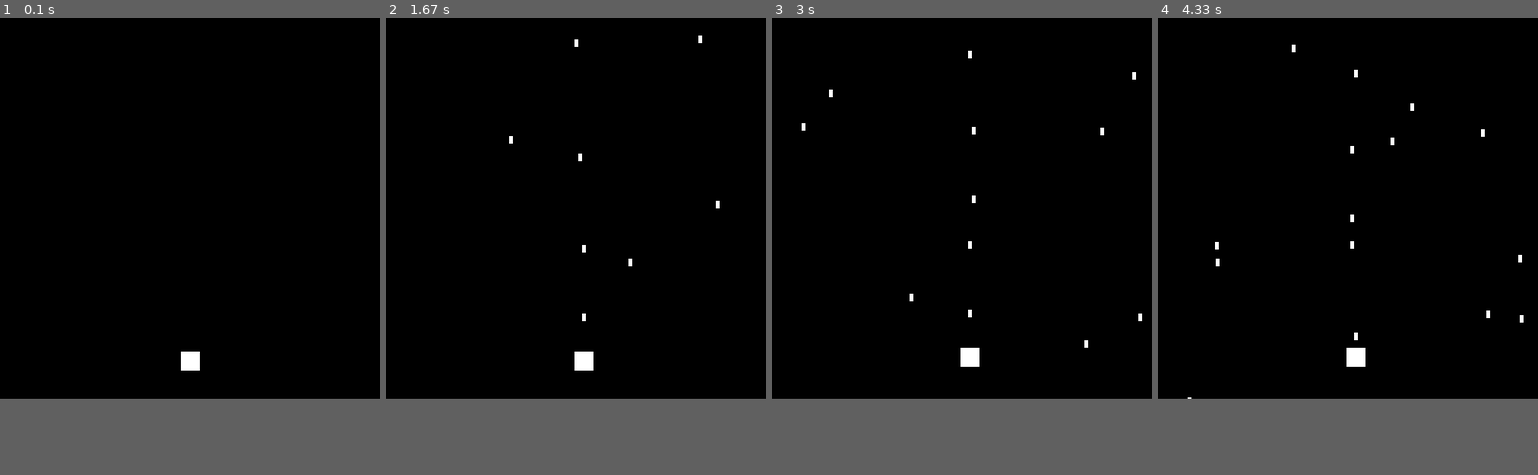
Above: before the commit, frames 1-4 (left to right).
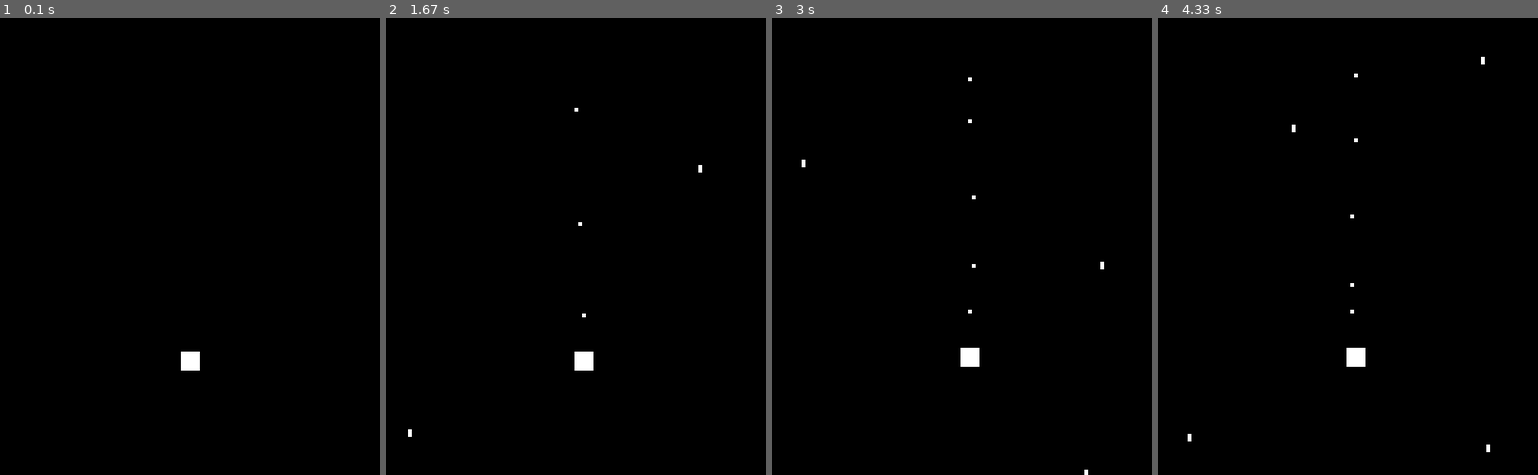
Above: after the commit, the same moments.

Repository: NProg1/pygame
Game: pygame game, started from game.py
The game is run twice, just before and just after one commit, with the same random seed, the same clock (stepped at 60 frames per second) and the same inputs.
Inputs:
- Up to frame 1 (0.1 s): no input
- Up to frame 2 (1.67 s): hold Space 0.33-0.8 s; hold Right 0.33-0.8 s; tap Space at 0.83, 1.23, 1.53 s; hold Right 1.17-1.63 s
- Up to frame 3 (3 s): hold Up 1.67-1.97 s; tap Space at 1.73, 2.07, 2.37, 2.57, 2.87 s; hold Right 2-2.47 s; hold Left from 2.5 s (still down)
- Up to frame 4 (4.33 s): release Left at 3.03 s; hold Down 3.07-3.37 s; tap Space at 3.13, 3.47, 3.77, 3.9, 4.3 s; hold Left 3.4-3.8 s; hold Up 3.83-4.2 s; hold Right from 4.23 s (still down)
The window is 500x500 before the commit and 500x600 after it. Grey fills any space a smaller window leaves; there, only what the larger window draws over its background counts as a difference.

The runs differ from the first frame. In frame 1, only the window size differs. In frame 2, 0.2% of the frame differs, in the area x 5-88%, y 3-92%; in frame 3, 0.3%; in frame 4, 0.3%, in the area x 7-97%, y 5-95%.

Commit message:
add enemy and bullets

Diff:
--- a/game.py
+++ b/game.py
@@ -1,7 +1,5 @@
-# Import pygame
 import pygame
 import random
-
 from pygame.locals import (
     K_UP,
     K_DOWN,
@@ -13,28 +11,56 @@
     K_SPACE,
 )
 
+
+# constants
 SCREEN_WIDTH = 500
 SCREEN_HEIGHT = 600
 
+
+class Enemy(pygame.sprite.Sprite):
+    def __init__(self):
+        super(Enemy, self).__init__()
+        self.surf = pygame.Surface((5, 10))
+        self.surf.fill((255, 255, 255))
+        self.rect = self.surf.get_rect(
+            center=(
+                random.randint(0, SCREEN_WIDTH),
+                random.randint(SCREEN_HEIGHT - 700, SCREEN_HEIGHT - 450),
+            )
+        )
+        self.speed = random.randint(5, 10)
+
+    # Move the sprite based on speed
+    # Remove it when it passes the left edge of the screen
+    def update(self):
+        self.rect.move_ip(0, self.speed)
+        if self.rect.top < 0:
+            self.kill()
+
+
 class Bullet(pygame.sprite.Sprite):
+    """A class that manages bullets fired by spaceships"""
+
     def __init__(self, x, y):
+        """Create a bullet object where the ship is located"""
         pygame.sprite.Sprite.__init__(self)
-        self.surf = pygame.Surface((5, 10))
+        # Create a rectangle at (0,0) to represent the bullet and set the correct position
+        self.surf = pygame.Surface((5, 5))
         self.surf.fill((255, 255, 255))
         self.rect = self.surf.get_rect()
         self.rect.centerx = x
         self.rect.bottom = y
-        self.color = (60,60,60)
-        self.speed = -10
+        # The location of the bullet is represented by a decimal
+        self.color = (60, 60, 60)
+        self.speedy = -10
 
     def update(self):
         """Move the bullet up"""
-        self.rect.y += self.speed
-        # kill the bullet once off screen
+        # Update the decimal value that represents the bullet position
+        self.rect.y += self.speedy
+        # kill if it moves off the top of the screen
         if self.rect.bottom < 0:
             self.kill()
-
-
 
 
 class Player(pygame.sprite.Sprite):
@@ -42,8 +68,8 @@
         super(Player, self).__init__()
         self.surf = pygame.Surface((25, 25))
         self.surf.fill((255, 255, 255))
-        self.rect = self.surf.get_rect(center=(SCREEN_WIDTH/2,SCREEN_HEIGHT-150))
-
+        # set rect postition
+        self.rect = self.surf.get_rect(center=(SCREEN_WIDTH/2, SCREEN_HEIGHT-150))
 
     def update(self, pressed_keys):
         if pressed_keys == K_LEFT:
@@ -54,114 +80,91 @@
             self.rect.move_ip(0, -5)
         if pressed_keys == K_DOWN:
             self.rect.move_ip(0, 5)
-          # Keep player on the screen
+        # Keep player on the screen
         if self.rect.left < 0:
             self.rect.left = 0
         if self.rect.right > SCREEN_WIDTH:
             self.rect.right = SCREEN_WIDTH
         if self.rect.top <= 0:
             self.rect.top = 0
-        if self.rect.bottom == SCREEN_HEIGHT:
+        if self.rect.bottom >= SCREEN_HEIGHT:
             self.rect.bottom = SCREEN_HEIGHT
 
     def shoot(self):
-        bullet = Bullet(self.rect.centerx, self.rect.top)
-        # all_sprites.add(bullets)
-        # bullets.add(bullet)
-        return bullet
+        bullet = Bullet(self.rect.centerx, self.rect.top + 75)
+        all_sprites.add(bullets)
+        bullets.add(bullet)
 
-class Enemy(pygame.sprite.Sprite):
-    def __init__(self):
-        super(Enemy, self).__init__()
-        self.surf = pygame.Surface((5, 10))
-        self.surf.fill((255, 255, 255))
-        self.rect = self.surf.get_rect(
-            center=(
-                random.randint(0, SCREEN_WIDTH),
-                random.randint(SCREEN_HEIGHT-700, SCREEN_HEIGHT-450),
-            )
-        )
-        self.speed = random.randint(5, 10)
 
-    # Move the sprite based on speed
-    # Remove the sprite when it passes the left edge of the screen
-    def update(self):
-        self.rect.move_ip(0,self.speed)
-        if self.rect.right < 0:
-            self.kill()
-
+# initialization
 pygame.init()
 
-screen = pygame.display.set_mode((SCREEN_WIDTH, SCREEN_WIDTH))
+# create the screen object
+screen = pygame.display.set_mode((SCREEN_WIDTH, SCREEN_HEIGHT))
+screen.fill((0, 0, 0))
 
-# Instantiate player
 player = Player()
-
 # Create a custom event for adding a new enemy
 ADDENEMY = pygame.USEREVENT + 1
 pygame.time.set_timer(ADDENEMY, 250)
 
+# instantiate the player
 
 # Create groups to hold enemy sprites and all sprites
+# - enemies is used for collision detection and position updates
 # - all_sprites is used for rendering
 enemies = pygame.sprite.Group()
+# planet = pygame.sprite.Group()
 bullets = pygame.sprite.Group()
 all_sprites = pygame.sprite.Group()
 all_sprites.add(player)
 
-# Variable to keep the game loop running
-running = True
-
 # setup the clock for a decent framerate
 clock = pygame.time.Clock()
 
-# game loop
+# bg = pygame.image.load("bg1.png").convert()
+
+
+# mainloop
+running = True
 while running:
-    # for loop through the event queue
     for event in pygame.event.get():
-        # check for keydown press
         if event.type == KEYDOWN:
             player.update(event.key)
             if event.key == K_ESCAPE:
                 running = False
-            if event.key == K_SPACE:
-                new_bullet = player.shoot()
-                bullets.add(new_bullet)
-                all_sprites.add(new_bullet)
+            elif event.key == K_SPACE:
+                player.shoot()
+
+        elif event.type == QUIT:
+            running = False
+        # Should we add a new enemy?
         elif event.type == ADDENEMY:
-            # Create the new enemy and add it to sprite groups
+            # Create the new enemy, and add it to our sprite groups
             new_enemy = Enemy()
             enemies.add(new_enemy)
             all_sprites.add(new_enemy)
+    screen.fill((0, 0, 0))
+    # draw the player to the screen
+    for entity in all_sprites:
+        screen.blit(entity.surf, entity.rect)
 
-    # check to see if a bullet hit a enemy
+    # Check if any enemies have collided with the player
+    if pygame.sprite.spritecollideany(player, enemies):
+        # If so, then remove the player and stop the loop
+        player.kill()
+        running = False
+
+    # check to see if a bullet hit a mob
     hits = pygame.sprite.groupcollide(enemies, bullets, True, True)
-    # replace killed enemy with new enemy
     for hit in hits:
         m = Enemy()
         all_sprites.add(m)
         enemies.add(m)
 
-    # Update enemy position
+    # update the display
     enemies.update()
     bullets.update()
-
-
-    # fill screen with the blank
-    screen.fill((0, 0, 0))
-    # Draw all sprites
-    for entity in all_sprites:
-        screen.blit(entity.surf, entity.rect)
-
-    # Check if any enemies have collided with the player
-    if pygame.sprite.spritecollideany(player, enemies):
-        player.kill()
-        running = False
-
-
-    # draw the player on the screen
-    screen.blit(player.surf, player.rect)
-
-    # update the display
+    # planet.update()
     pygame.display.flip()
     clock.tick(30)
